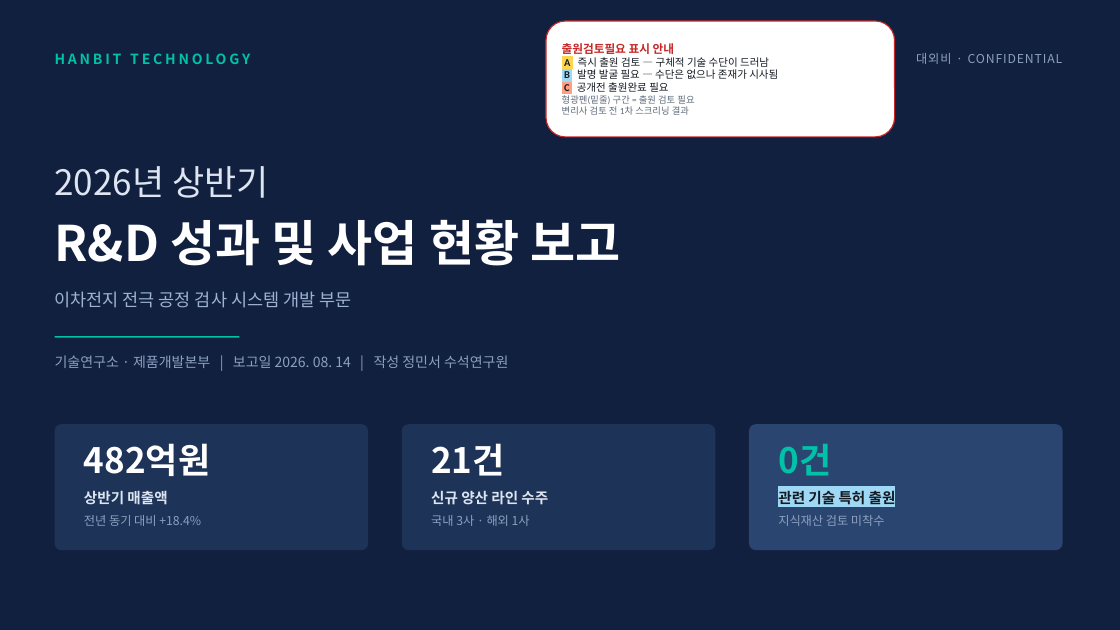
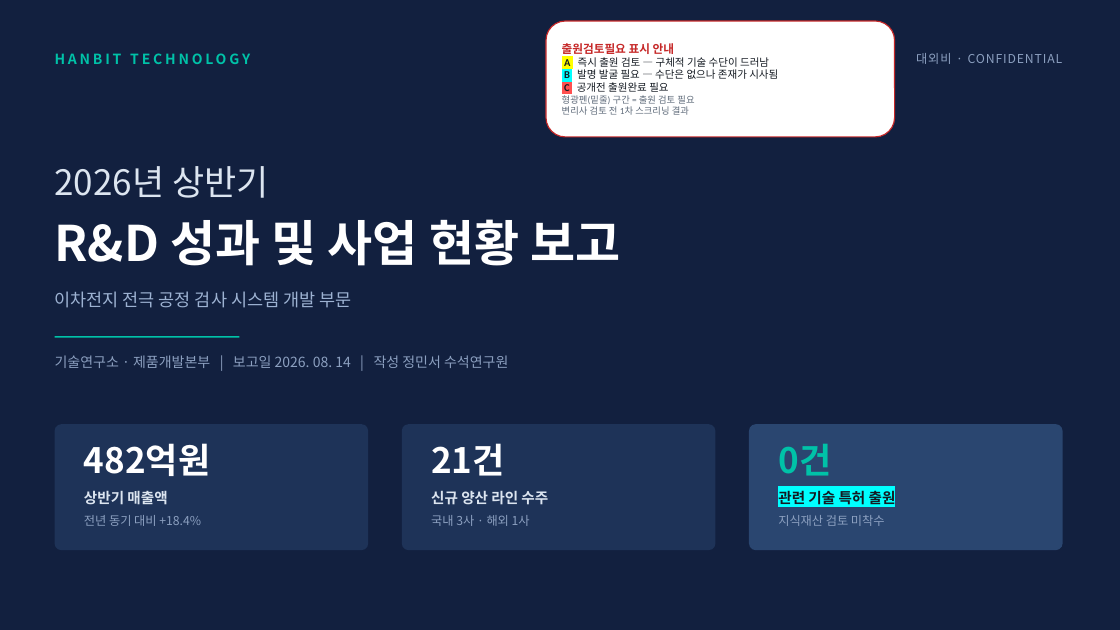
Before and after one commit to HyungKim/patent-marker, a slide deck: slide 1 of samples/회사보고자료_예시_마킹결과.pptx. Drawn at 1120x630 pixels with LibreOffice and Linux fonts; fonts in the diff are those of the drawing. Boxes give left, top, right and bottom in pixels: in the first picture for what was removed or moved away, otherwise in the second. Text is boxed around its words. In the diff, an @@ line names an element or a change of style, - is before the commit and + after.

```diff
--- a/samples/회사보고자료_예시_마킹결과.pptx
+++ b/samples/회사보고자료_예시_마킹결과.pptx
@@ text in rounded rectangle at <box>564,57,778,95</box>: highlight #FFD54F to #FFFF00 in "A"; highlight #9FD8F5 to #00FFFF in "B"; highlight #FF9E80 to #FF5050 in "C" @@
@@ text "관련 기술 특허 출원" at <box>778,488,896,507</box>: highlight #9FD8F5 to #00FFFF @@
```
Also in this commit, not shown: 4 other slides changed.
